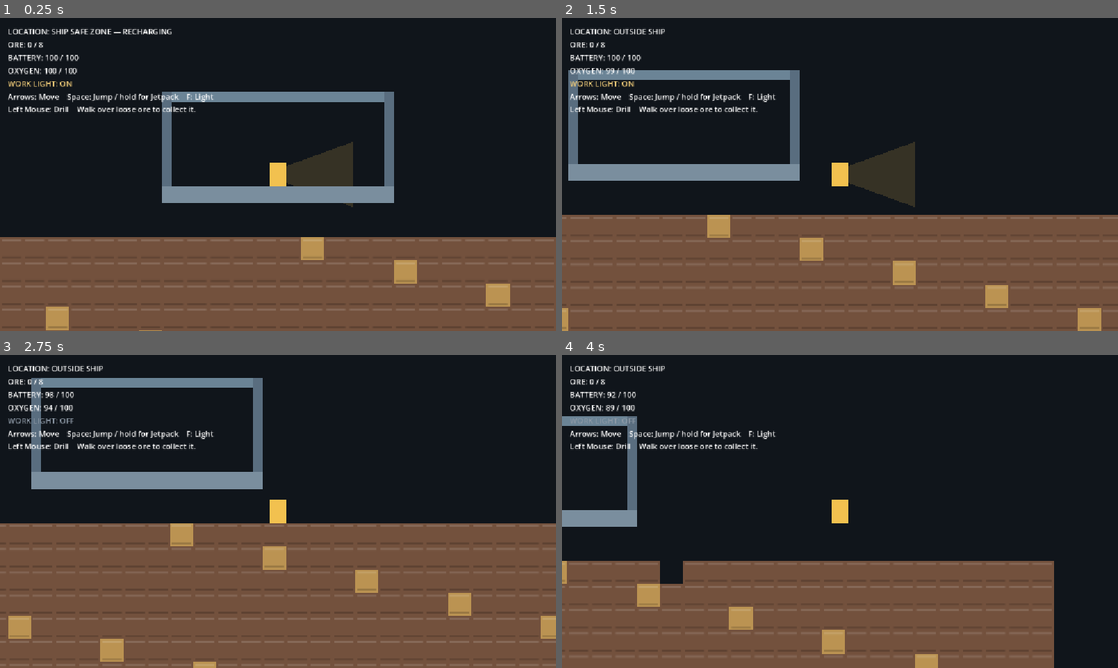
Above: before the commit, frames 1-4 (two rows, left to right).
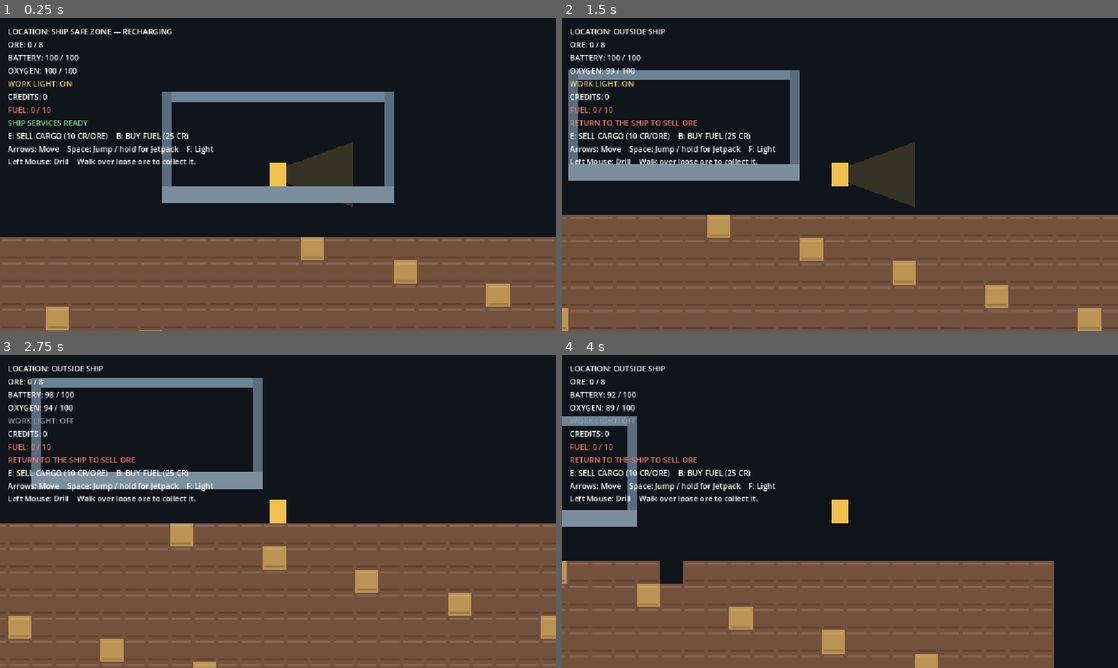
Above: after the commit, the same moments.

Repository: CaptainTiki/DIG
Game: Godot game, scene res://scenes/world/world.tscn
The game is run twice, just before and just after one commit, with the same random seed, the same clock (stepped at 60 frames per second) and the same inputs.
Inputs (mouse positions are in pixels of both pictures, inside the frame that each line leads up to):
- Up to frame 1 (0.25 s): no input
- Up to frame 2 (1.5 s): tap Enter (ui_accept) at 0.5, 0.77 s; move the mouse to (962, 158) at 0.52 s; hold B (buy_fuel, bound only after the commit) 0.53-1.28 s; hold Right (ui_right) from 0.53 s (still down); click (962, 158) at 0.67 s; tap E (sell_cargo, bound only after the commit) at 0.8, 1.35 s; move the mouse to (728, 190) at 1.27 s
- Up to frame 3 (2.75 s): tap Enter (ui_accept) at 1.52 s; tap B (buy_fuel, bound only after the commit) at 1.55 s; move the mouse to (333, 442) at 2.02 s; release Right (ui_right) at 2.03 s; hold Left (ui_left) from 2.03 s (still down); hold E (sell_cargo, bound only after the commit) from 2.03 s (still down); tap F (toggle_work_light) at 2.1 s
- Up to frame 4 (4 s): move the mouse to (812, 574) at 2.77 s; release Left (ui_left) at 2.78 s; release E (sell_cargo, bound only after the commit) at 2.78 s; hold Right (ui_right) from 2.78 s (still down); tap B (buy_fuel, bound only after the commit) at 2.85 s; click (812, 574) at 2.92 s; tap Enter (ui_accept) at 3.02, 3.77 s; move the mouse to (1006, 558) at 3.52 s; hold E (sell_cargo, bound only after the commit) from 3.53 s (still down)

The runs differ from the first frame. In frame 1, 2.2% of the frame differs, in the area x 1-39%, y 24-47%; in frame 2, 2.3%; in frame 3, 2.2%; in frame 4, 2.3%.

Commit message:
Complete Milestone C mining economy

Diff:
--- a/project.godot
+++ b/project.godot
@@ -27,6 +27,16 @@
 "events": [Object(InputEventKey,"resource_local_to_scene":false,"resource_name":"","device":-1,"window_id":0,"alt_press …(192 unchanged characters)…
 ]
 }
+sell_cargo={
+"deadzone": 0.5,
+"events": [Object(InputEventKey,"resource_local_to_scene":false,"resource_name":"","device":-1,"window_id":0,"alt_pressed":false,"shift_pressed":false,"ctrl_pressed":false,"meta_pressed":false,"pressed":false,"keycode":0,"physical_keycode":69,"key_label":0,"unicode":101,"location":0,"echo":false,"script":null)
+]
+}
+buy_fuel={
+"deadzone": 0.5,
+"events": [Object(InputEventKey,"resource_local_to_scene":false,"resource_name":"","device":-1,"window_id":0,"alt_pressed":false,"shift_pressed":false,"ctrl_pressed":false,"meta_pressed":false,"pressed":false,"keycode":0,"physical_keycode":66,"key_label":0,"unicode":98,"location":0,"echo":false,"script":null)
+]
+}
 
 [physics]
 
--- a/scenes/ui/hud.tscn
+++ b/scenes/ui/hud.tscn
@@ -7,7 +7,7 @@
 
 [node name="MarginContainer" type="MarginContainer" parent="."]
 offset_right = 550.0
-offset_bottom = 190.0
+offset_bottom = 285.0
 theme_override_constants/margin_left = 16
 theme_override_constants/margin_top = 16
 
@@ -34,6 +34,22 @@
 layout_mode = 2
 text = "WORK LIGHT: ON"
 
+[node name="CreditsLabel" type="Label" parent="MarginContainer/VBoxContainer"]
+layout_mode = 2
+text = "CREDITS: 0"
+
+[node name="FuelLabel" type="Label" parent="MarginContainer/VBoxContainer"]
+layout_mode = 2
+text = "FUEL: 0 / 10"
+
+[node name="EconomyLabel" type="Label" parent="MarginContainer/VBoxContainer"]
+layout_mode = 2
+text = "SHIP SERVICES READY"
+
+[node name="EconomyHintLabel" type="Label" parent="MarginContainer/VBoxContainer"]
+layout_mode = 2
+text = "E: SELL CARGO (10 CR/ORE)    B: BUY FUEL (25 CR)"
+
 [node name="HintLabel" type="Label" parent="MarginContainer/VBoxContainer"]
 layout_mode = 2
 text = "Arrows: Move    Space: Jump / hold for Jetpack    F: Light\nLeft Mouse: Drill    Walk over loose ore to collect it."
--- a/scripts/drill_ship/drill_ship.gd
+++ b/scripts/drill_ship/drill_ship.gd
@@ -5,6 +5,16 @@
 
 signal player_entered
 signal player_exited
+signal fuel_changed(amount: int, capacity: int)
+
+@export_range(1, 99, 1) var fuel_capacity: int = 10
+@export_range(0, 99, 1) var starting_fuel: int = 0
+
+var fuel: int = 0
+
+
+func _ready() -> void:
+    fuel = clampi(starting_fuel, 0, fuel_capacity)
 
 
 func _on_safe_zone_body_entered(body: Node2D) -> void:
@@ -15,3 +25,23 @@
 func _on_safe_zone_body_exited(body: Node2D) -> void:
     if body is DigPlayer:
         player_exited.emit()
+
+
+func can_add_fuel(units: int = 1) -> bool:
+    return units > 0 and fuel + units <= fuel_capacity
+
+
+func add_fuel(units: int = 1) -> bool:
+    if not can_add_fuel(units):
+        return false
+    fuel += units
+    fuel_changed.emit(fuel, fuel_capacity)
+    return true
+
+
+func try_consume_fuel(units: int = 1) -> bool:
+    if units <= 0 or fuel < units:
+        return false
+    fuel -= units
+    fuel_changed.emit(fuel, fuel_capacity)
+    return true
--- a/scripts/economy/economy.gd
+++ b/scripts/economy/economy.gd
@@ -1,25 +1,47 @@
 class_name DigEconomy
 extends Node
-## Basic balance API for future ore sales and fuel purchases.
-## No debt, interest, refinery economy, or transaction UI yet.
+## Credit balance and configurable prices for ore sales and fuel purchases.
+## No debt, interest, refinery economy, or upgrades in v0.1.
 
 signal credits_changed(credits: int)
 
+@export_range(0, 9999, 1) var starting_credits: int = 0
+@export_range(1, 999, 1) var ore_sale_price: int = 10
+@export_range(1, 9999, 1) var fuel_unit_price: int = 25
+
 var credits: int = 0
+
+
+func _ready() -> void:
+    credits = maxi(0, starting_credits)
 
 
 func add_credits(amount: int) -> void:
     if amount <= 0:
         return
-
     credits += amount
     credits_changed.emit(credits)
+
+
+func sell_ore(amount: int) -> int:
+    if amount <= 0:
+        return 0
+    var earnings := amount * ore_sale_price
+    add_credits(earnings)
+    return earnings
+
+
+func fuel_purchase_cost(units: int = 1) -> int:
+    if units <= 0:
+        return 0
+    return units * fuel_unit_price
 
 
 func try_spend(amount: int) -> bool:
     if amount < 0 or credits < amount:
         return false
-
+    if amount == 0:
+        return true
     credits -= amount
     credits_changed.emit(credits)
     return true
--- a/scripts/player/player.gd
+++ b/scripts/player/player.gd
@@ -181,5 +181,14 @@
     return true
 
 
+func unload_all_ore() -> int:
+    if ore_carried <= 0:
+        return 0
+    var unloaded := ore_carried
+    ore_carried = 0
+    cargo_changed.emit(ore_carried, cargo_capacity)
+    return unloaded
+
+
 func is_cargo_full() -> bool:
     return ore_carried >= cargo_capacity
--- a/scripts/ui/hud.gd
+++ b/scripts/ui/hud.gd
@@ -6,6 +6,10 @@
 @onready var battery_label: Label = $MarginContainer/VBoxContainer/BatteryLabel
 @onready var oxygen_label: Label = $MarginContainer/VBoxContainer/OxygenLabel
 @onready var light_label: Label = $MarginContainer/VBoxContainer/LightLabel
+@onready var credits_label: Label = $MarginContainer/VBoxContainer/CreditsLabel
+@onready var fuel_label: Label = $MarginContainer/VBoxContainer/FuelLabel
+@onready var economy_label: Label = $MarginContainer/VBoxContainer/EconomyLabel
+@onready var economy_hint_label: Label = $MarginContainer/VBoxContainer/EconomyHintLabel
 
 
 func set_ship_status(is_inside: bool) -> void:
@@ -34,3 +38,21 @@
 func set_work_light(enabled: bool) -> void:
     light_label.text = "WORK LIGHT: ON" if enabled else "WORK LIGHT: OFF"
     light_label.modulate = Color("#f2cd79") if enabled else Color("#8d99a6")
+
+
+func set_credits(credits: int) -> void:
+    credits_label.text = "CREDITS: %d" % credits
+
+
+func set_fuel(amount: int, capacity: int) -> void:
+    fuel_label.text = "FUEL: %d / %d" % [amount, capacity]
+    fuel_label.modulate = Color("#ef7b62") if amount <= 0 else Color.WHITE
+
+
+func set_economy_rates(ore_price: int, fuel_price: int) -> void:
+    economy_hint_label.text = "E: SELL CARGO (%d CR/ORE)    B: BUY FUEL (%d CR)" % [ore_price, fuel_price]
+
+
+func show_economy_message(message: String, success: bool) -> void:
+    economy_label.text = message
+    economy_label.modulate = Color("#8fd694") if success else Color("#ef7b62")
--- a/scripts/world/world.gd
+++ b/scripts/world/world.gd
@@ -7,6 +7,7 @@
 @onready var player: DigPlayer = $Player
 @onready var drill_ship: DrillShip = $DrillShip
 @onready var collectibles: Node2D = $Collectibles
+@onready var economy: DigEconomy = $Economy
 @onready var hud: DigHUD = $HUD
 
 
@@ -19,12 +20,29 @@
     player.battery_changed.connect(hud.set_battery)
     player.oxygen_changed.connect(hud.set_oxygen)
     player.work_light_changed.connect(hud.set_work_light)
+    economy.credits_changed.connect(hud.set_credits)
+    drill_ship.fuel_changed.connect(hud.set_fuel)
     player.set_inside_ship(true)
     hud.set_cargo(player.ore_carried, player.cargo_capacity)
     hud.set_battery(player.battery, player.maximum_battery)
     hud.set_oxygen(player.oxygen, player.maximum_oxygen)
     hud.set_work_light(player.work_light_enabled)
+    hud.set_credits(economy.credits)
+    hud.set_fuel(drill_ship.fuel, drill_ship.fuel_capacity)
+    hud.set_economy_rates(economy.ore_sale_price, economy.fuel_unit_price)
+    hud.show_economy_message("SHIP SERVICES READY", true)
     hud.set_ship_status(true)
+
+
+func _unhandled_input(event: InputEvent) -> void:
+    if event.is_echo():
+        return
+    if event.is_action_pressed("sell_cargo"):
+        try_sell_cargo()
+        get_viewport().set_input_as_handled()
+    elif event.is_action_pressed("buy_fuel"):
+        try_buy_fuel()
+        get_viewport().set_input_as_handled()
 
 
 func _on_cell_excavated(map_cell: Vector2i, was_ore: bool) -> void:
@@ -39,6 +57,38 @@
     return pickup
 
 
+func try_sell_cargo() -> bool:
+    if not player.inside_ship:
+        hud.show_economy_message("RETURN TO THE SHIP TO SELL ORE", false)
+        return false
+    if player.ore_carried <= 0:
+        hud.show_economy_message("NO ORE TO SELL", false)
+        return false
+
+    var ore_sold := player.unload_all_ore()
+    var earnings := economy.sell_ore(ore_sold)
+    hud.show_economy_message("SOLD %d ORE FOR %d CREDITS" % [ore_sold, earnings], true)
+    return true
+
+
+func try_buy_fuel() -> bool:
+    if not player.inside_ship:
+        hud.show_economy_message("RETURN TO THE SHIP TO BUY FUEL", false)
+        return false
+    if not drill_ship.can_add_fuel():
+        hud.show_economy_message("FUEL TANK FULL", false)
+        return false
+
+    var cost := economy.fuel_purchase_cost()
+    if not economy.try_spend(cost):
+        hud.show_economy_message("NEED %d CREDITS FOR FUEL" % cost, false)
+        return false
+
+    drill_ship.add_fuel()
+    hud.show_economy_message("BOUGHT 1 FUEL FOR %d CREDITS" % cost, true)
+    return true
+
+
 func _on_player_entered_ship() -> void:
     player.set_inside_ship(true)
     hud.set_ship_status(true)
--- /dev/null
+++ b/tests/test_milestone_c.gd
@@ -0,0 +1,109 @@
+extends SceneTree
+## Headless regression coverage for the Milestone C economy loop.
+
+var _checks: int = 0
+var _failures: Array[String] = []
+
+
+func _initialize() -> void:
+    call_deferred("_run")
+
+
+func _check(condition: bool, message: String) -> void:
+    _checks += 1
+    if condition:
+        print("PASS: %s" % message)
+    else:
+        _failures.append(message)
+        push_error("FAIL: %s" % message)
+
+
+func _run() -> void:
+    var world_scene := load("res://scenes/world/world.tscn") as PackedScene
+    _check(world_scene != null, "world scene loads")
+    if world_scene == null:
+        _finish()
+        return
+
+    var world := world_scene.instantiate()
+    root.add_child(world)
+    await process_frame
+    for _frame in range(3):
+        await physics_frame
+
+    var player := world.get_node("Player") as DigPlayer
+    var ship := world.get_node("DrillShip") as DrillShip
+    var economy := world.get_node("Economy") as DigEconomy
+    var hud := world.get_node("HUD") as DigHUD
+    player.set_physics_process(false)
+
+    _check(player != null and ship != null and economy != null and hud != null, "economy scenes are wired")
+    _check(InputMap.has_action("sell_cargo") and InputMap.has_action("buy_fuel"), "economy input actions exist")
+    var sell_events := InputMap.action_get_events("sell_cargo")
+    var fuel_events := InputMap.action_get_events("buy_fuel")
+    _check(not sell_events.is_empty() and sell_events[0] is InputEventKey and (sell_events[0] as InputEventKey).physical_keycode == KEY_E, "E key sells cargo")
+    _check(not fuel_events.is_empty() and fuel_events[0] is InputEventKey and (fuel_events[0] as InputEventKey).physical_keycode == KEY_B, "B key buys fuel")
+    _check(economy.credits == 0 and ship.fuel == 0, "economy starts empty")
+    _check(hud.credits_label.text == "CREDITS: 0" and hud.fuel_label.text == "FUEL: 0 / 10", "HUD shows initial economy state")
+    _check(hud.economy_hint_label.text.contains("10 CR/ORE") and hud.economy_hint_label.text.contains("25 CR"), "HUD shows configurable prices")
+
+    _check(player.try_collect_ore(3), "player can carry ore for sale")
+    _check(world.call("try_sell_cargo"), "cargo sells inside the ship")
+    _check(player.ore_carried == 0, "sale unloads all cargo")
+    _check(economy.credits == 3 * economy.ore_sale_price, "sale awards configured credits")
+    _check(hud.cargo_label.text == "ORE: 0 / 8" and hud.credits_label.text == "CREDITS: 30", "HUD updates after sale")
+    _check(hud.economy_label.text == "SOLD 3 ORE FOR 30 CREDITS", "HUD reports sale receipt")
+
+    var credits_after_sale := economy.credits
+    _check(not world.call("try_sell_cargo"), "empty cargo cannot be sold")
+    _check(economy.credits == credits_after_sale and hud.economy_label.text == "NO ORE TO SELL", "empty sale preserves credits and explains failure")
+
+    player.global_position = Vector2(1000.0, -1000.0)
+    for _frame in range(3):
+        await physics_frame
+    _check(not player.inside_ship, "player can leave ship services")
+    _check(player.try_collect_ore(2), "player can carry another load")
+    _check(not world.call("try_sell_cargo"), "cargo cannot be sold outside the ship")
+    _check(player.ore_carried == 2 and economy.credits == credits_after_sale, "failed remote sale keeps cargo and credits")
+    _check(not world.call("try_buy_fuel"), "fuel cannot be bought outside the ship")
+
+    player.global_position = ship.global_position + Vector2(0.0, -52.0)
+    for _frame in range(3):
+        await physics_frame
+    _check(player.inside_ship, "returning to the ship restores services")
+    _check(world.call("try_buy_fuel"), "fuel purchase succeeds with enough credits")
+    _check(ship.fuel == 1 and economy.credits == 5, "fuel purchase transfers credits into ship fuel")
+    _check(hud.fuel_label.text == "FUEL: 1 / 10" and hud.credits_label.text == "CREDITS: 5", "HUD updates after fuel purchase")
+
+    _check(not world.call("try_buy_fuel"), "insufficient credits block fuel purchase")
+    _check(ship.fuel == 1 and economy.credits == 5, "failed fuel purchase preserves both balances")
+    _check(hud.economy_label.text == "NEED 25 CREDITS FOR FUEL", "HUD explains insufficient credits")
+
+    economy.add_credits(economy.fuel_purchase_cost(ship.fuel_capacity - ship.fuel))
+    while ship.fuel < ship.fuel_capacity:
+        _check(world.call("try_buy_fuel"), "fuel tank accepts a purchased unit")
+    var credits_at_full := economy.credits
+    _check(not world.call("try_buy_fuel"), "full fuel tank rejects purchases")
+    _check(economy.credits == credits_at_full and ship.fuel == ship.fuel_capacity, "full-tank rejection does not spend credits")
+    _check(hud.economy_label.text == "FUEL TANK FULL", "HUD explains full fuel tank")
+
+    _check(ship.try_consume_fuel(2), "ship can consume stored fuel for future descent")
+    _check(ship.fuel == ship.fuel_capacity - 2, "fuel consumption updates reserve")
+    var fuel_after_consumption := ship.fuel
+    _check(not ship.try_consume_fuel(ship.fuel_capacity), "ship cannot over-consume fuel")
+    _check(ship.fuel == fuel_after_consumption, "failed fuel consumption preserves reserve")
+    _check(economy.sell_ore(0) == 0 and economy.fuel_purchase_cost(0) == 0, "invalid economy amounts are harmless")
+    _check(not ship.add_fuel(0) and not ship.try_consume_fuel(0), "invalid fuel amounts are rejected")
+
+    world.queue_free()
+    await process_frame
+    _finish()
+
+
+func _finish() -> void:
+    if _failures.is_empty():
+        print("RESULT: %d checks, 0 failures" % _checks)
+        quit(0)
+    else:
+        print("RESULT: %d checks, %d failures" % [_checks, _failures.size()])
+        quit(1)
Not shown, added: tests/test_milestone_c.gd.uid
Not shown, changed: docs/ARCHITECTURE.md
Not shown, changed: docs/MILESTONE_A.md
Not shown, changed: docs/MILESTONE_B.md
Not shown, added: docs/MILESTONE_C.md
